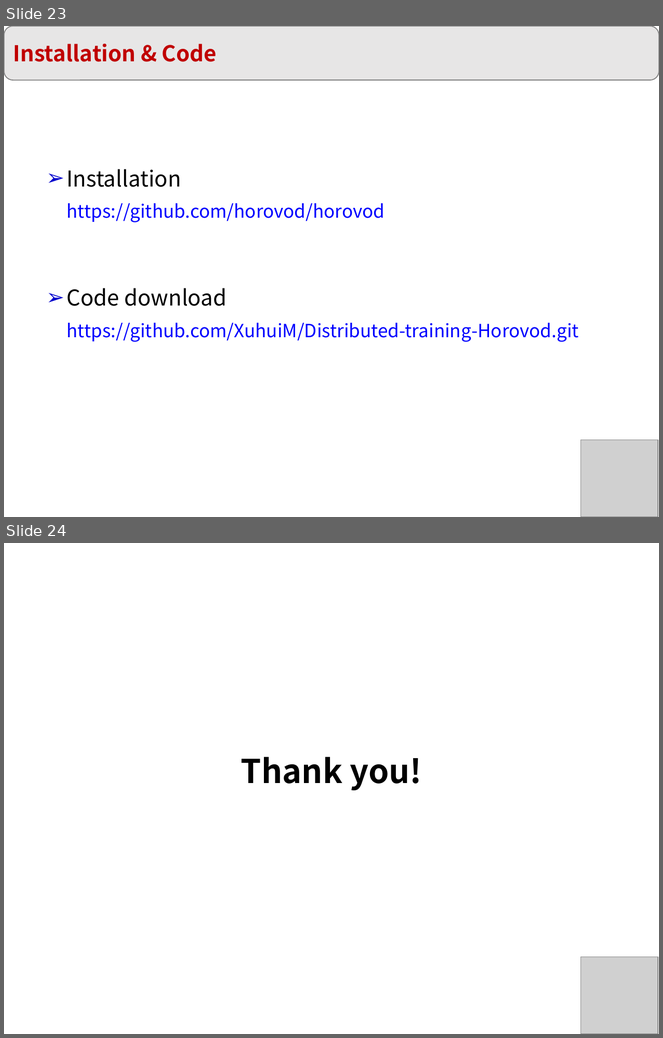
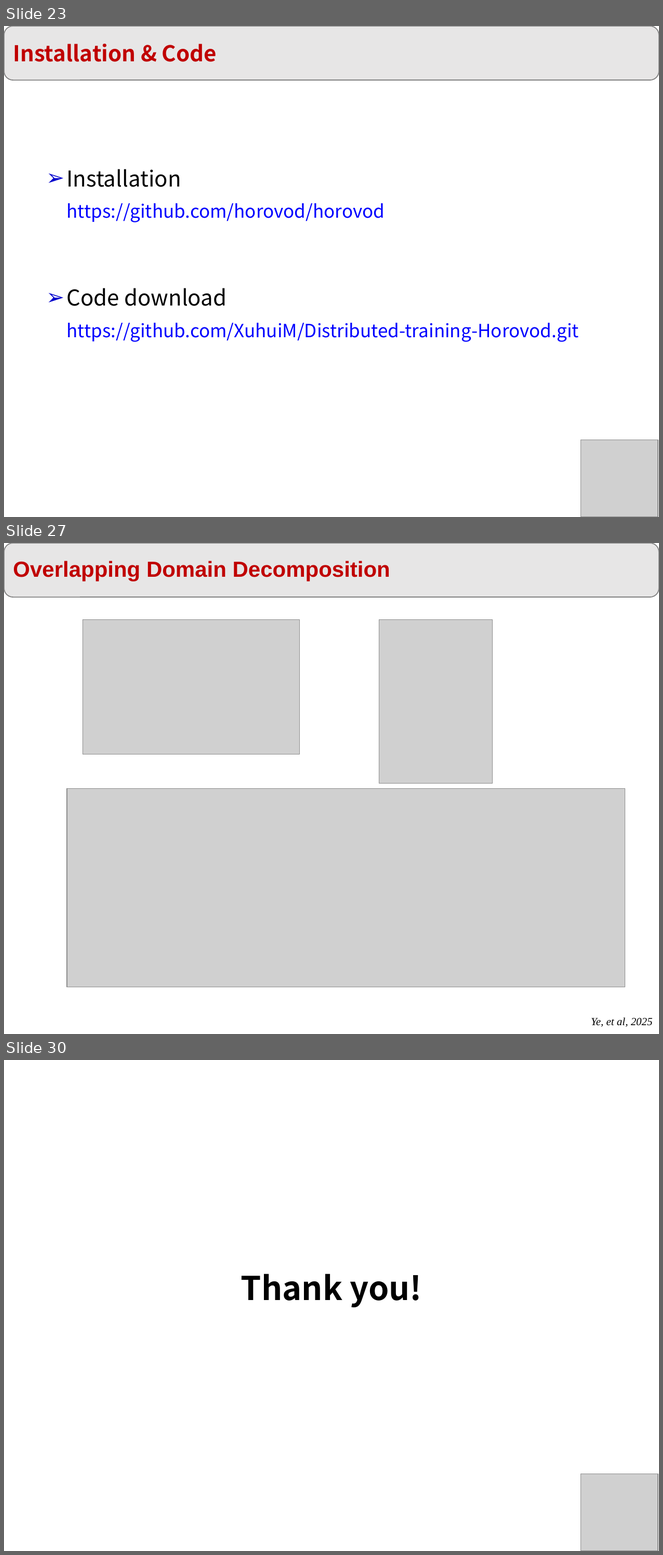
Before and after one commit to XuhuiM/SciML-Course, a slide deck: Lecture-13-Parallel.pptx. Shown one above the other, each under a label of ours: slides 23 and 24 before the commit, slides 23, 27 and 30 after it; the slides between them are not shown. The pictures are 663x1038 and 663x1555 pixels, drawn with LibreOffice and Linux fonts; fonts in the diff are those of the drawing; grey boxes stand for pictures. Boxes give left, top, right and bottom in pixels: in the first picture for what was removed or moved away, otherwise in the second. Text is boxed around its words. In the diff, an @@ line names an element or a change of style, - is before the commit and + after.

```diff
--- a/Lecture-13-Parallel.pptx
+++ b/Lecture-13-Parallel.pptx
@@ slide 27 added at (4,543,659,1034), background #FFFFFF @@
@@ rounded rectangle added at (4,543,659,598), fill #E7E6E6, outline #808080 1 pt, 24 pt, text #C00000, bold @@
+Overlapping Domain Decomposition
@@ picture added at (83,619,300,754) @@
@@ picture added at (379,619,493,783) @@
@@ picture added at (67,788,625,987) @@
@@ text added at (591,1018,653,1027), 12 pt, text #000000, italic @@
+Ye, et al, 2025
@@ what was slide 24 is now slide 30 @@
```
Also in this commit, not shown: 5 other slides added.
